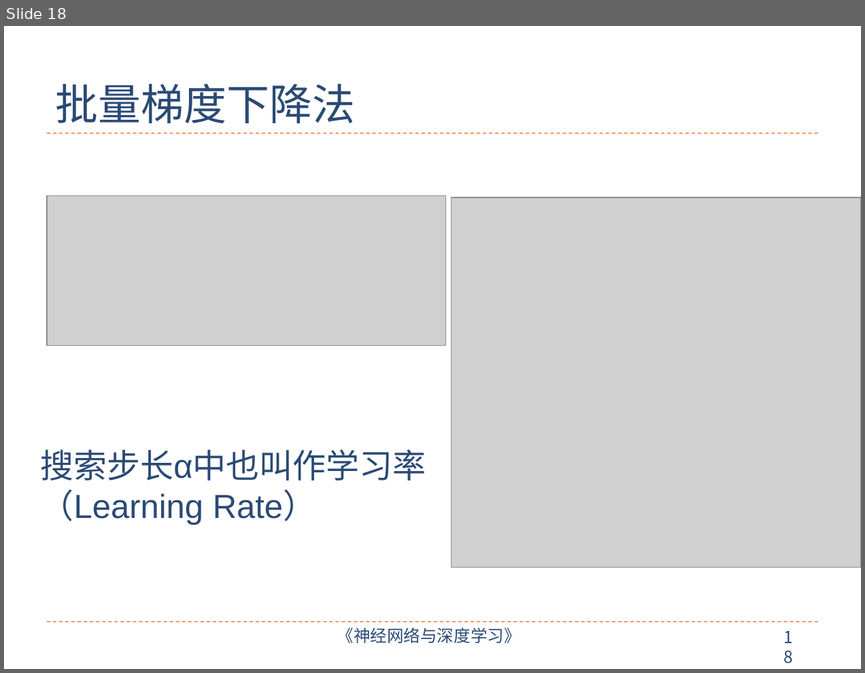
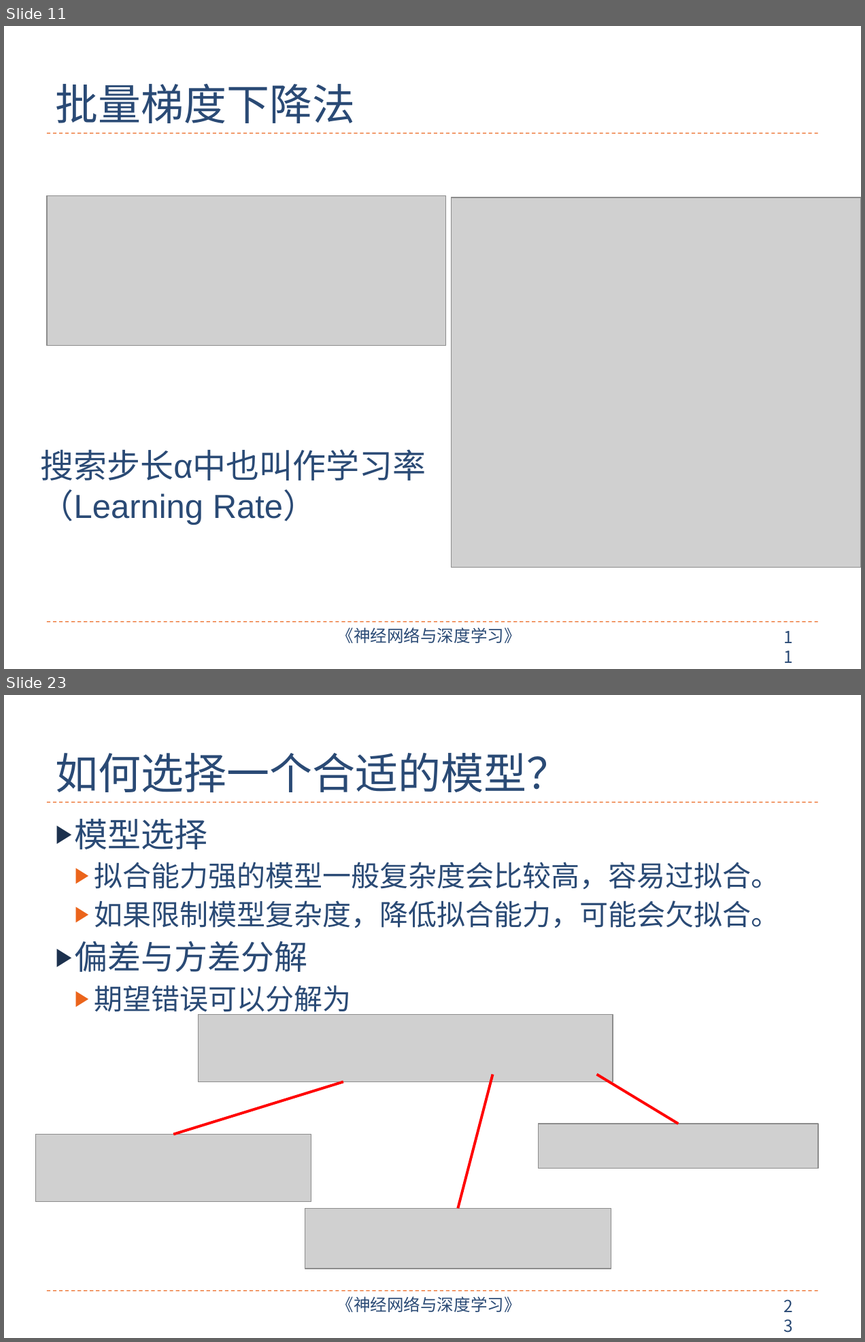
Before and after one commit to nndl/nndl.github.io, a slide deck: ppt/chap-机器学习概述.pptx. Shown one above the other, each under a label of ours: slide 18 before the commit, slides 11 and 23 after it; the slides between them are not shown. The pictures are 865x673 and 865x1342 pixels, drawn with LibreOffice and Linux fonts; fonts in the diff are those of the drawing; grey boxes stand for pictures. Boxes give left, top, right and bottom in pixels: in the first picture for what was removed or moved away, otherwise in the second. Text is boxed around its words. In the diff, an @@ line names an element or a change of style, - is before the commit and + after.

```diff
--- a/ppt/chap-机器学习概述.pptx
+++ b/ppt/chap-机器学习概述.pptx
@@ slide 23 added at <box>4,695,861,1338</box>, background #FFFFFF; not listed: 4 template elements that a slide beside it also shows @@
@@ title added at <box>56,753,570,792</box>, 36 pt, text #2A4A75 @@
+如何选择一个合适的模型？
@@ text added at <box>75,819,779,1017</box>, 24 pt, text #2A4A75 @@
+▶ 模型选择
+  ▶ 拟合能力强的模型一般复杂度会比较高，容易过拟合。
+  ▶ 如果限制模型复杂度，降低拟合能力，可能会欠拟合。
+▶ 偏差与方差分解
+  ▶ 期望错误可以分解为
@@ picture added at <box>198,1015,613,1081</box> @@
@@ line added from (343, 1081) to (173, 1134), #FF0000 2.25 pt @@
@@ line added from (492, 1074) to (458, 1208), #FF0000 2.25 pt @@
@@ line added from (597, 1074) to (679, 1123), #FF0000 2.25 pt @@
@@ picture added at <box>36,1134,311,1202</box> @@
@@ picture added at <box>538,1123,818,1168</box> @@
@@ picture added at <box>305,1208,611,1268</box> @@
@@ what was slide 18 is now slide 11 @@
@@ page number at <box>775,622,810,652</box>: text changed @@
-18
+11
```
Also in this commit, not shown: 11 slides changed, 13 other slides added, 5 slides removed, 5 other files.
